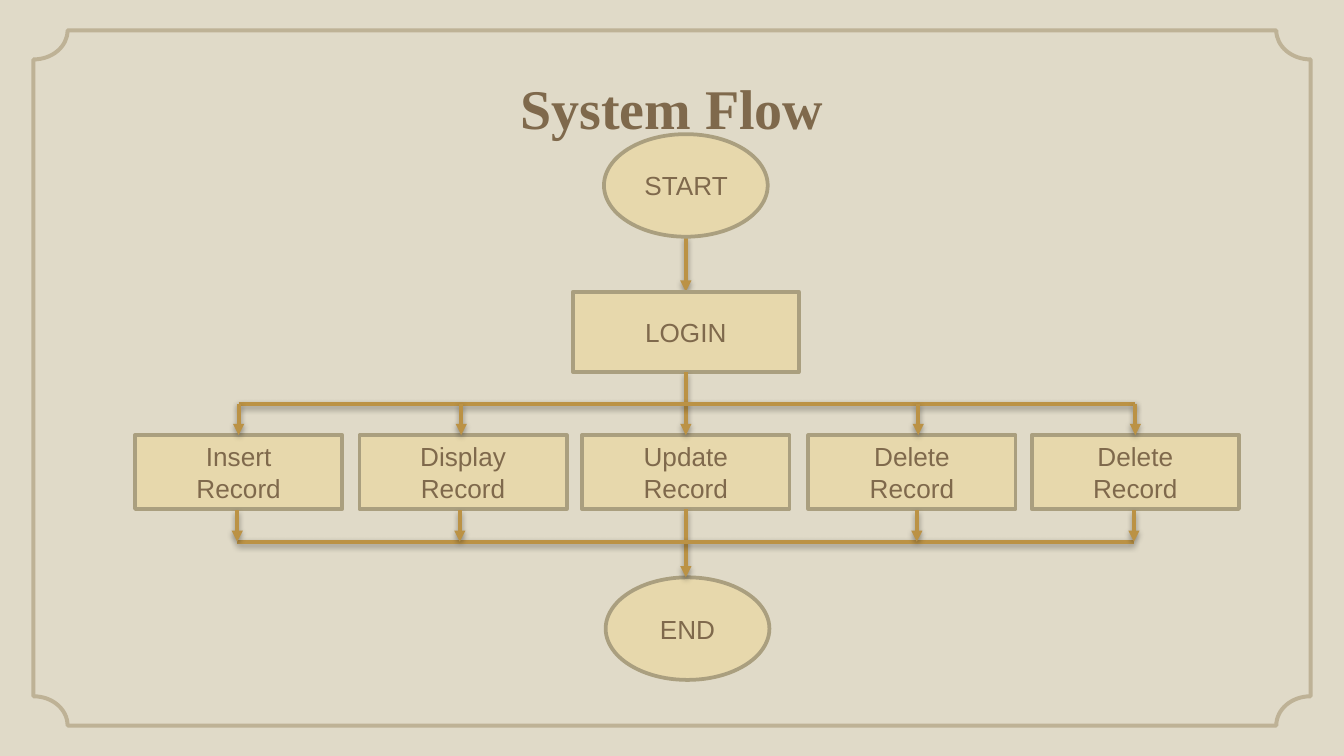
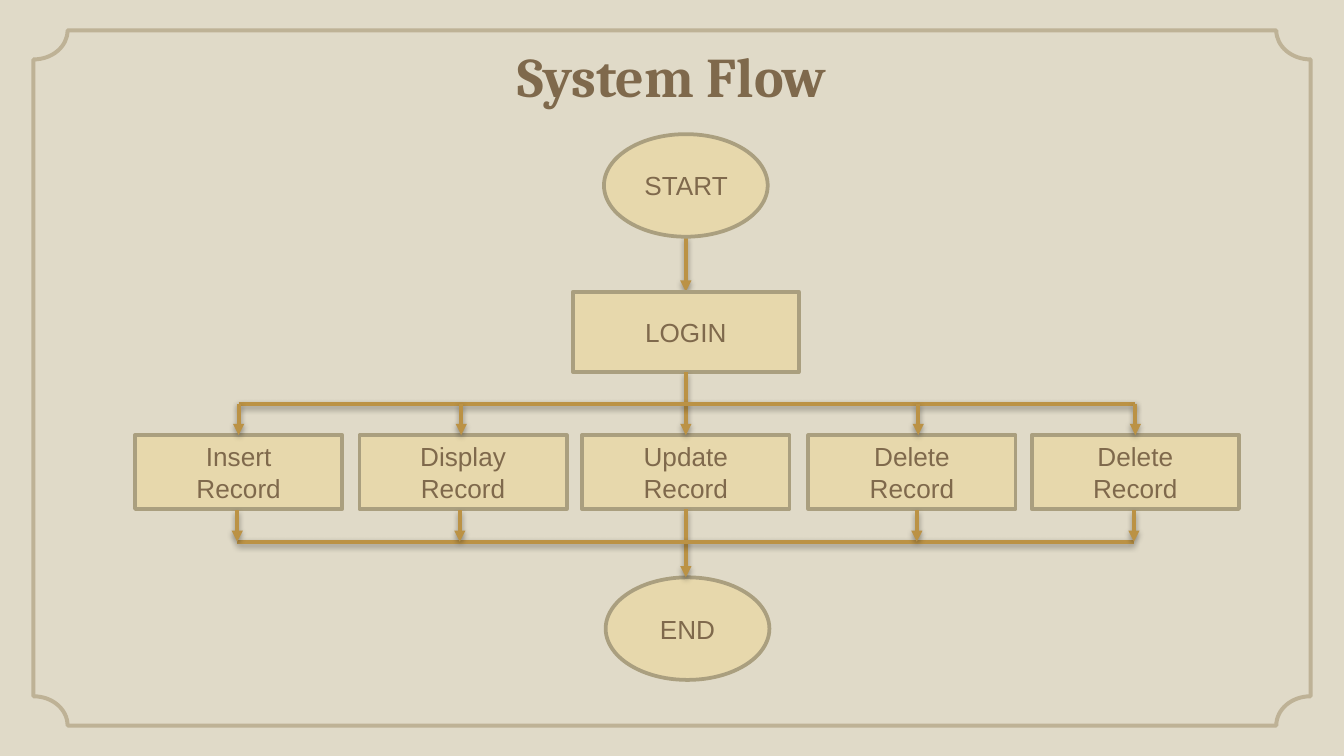
Before and after one commit to Andipstha/theFusion-Project-I, a slide deck: slide 7 of Documentation/LBMS_Presentation.pptx. Drawn at 1344x756 pixels with LibreOffice and Linux fonts; fonts in the diff are those of the drawing; background and template pictures are left out. Boxes give left, top, right and bottom in pixels: in the first picture for what was removed or moved away, otherwise in the second. Text is boxed around its words. In the diff, an @@ line names an element or a change of style, - is before the commit and + after.

```diff
--- a/Documentation/LBMS_Presentation.pptx
+++ b/Documentation/LBMS_Presentation.pptx
@@ title "System Flow": place and size @@
-title "System Flow" at (520,90,823,140)
+title "System Flow" at (518,58,826,109)
@@ title "System Flow" at (518,58,826,109): font Times New Roman to Cambria @@
```
Also in this commit, not shown: 9 other slides changed, 2 other files.
